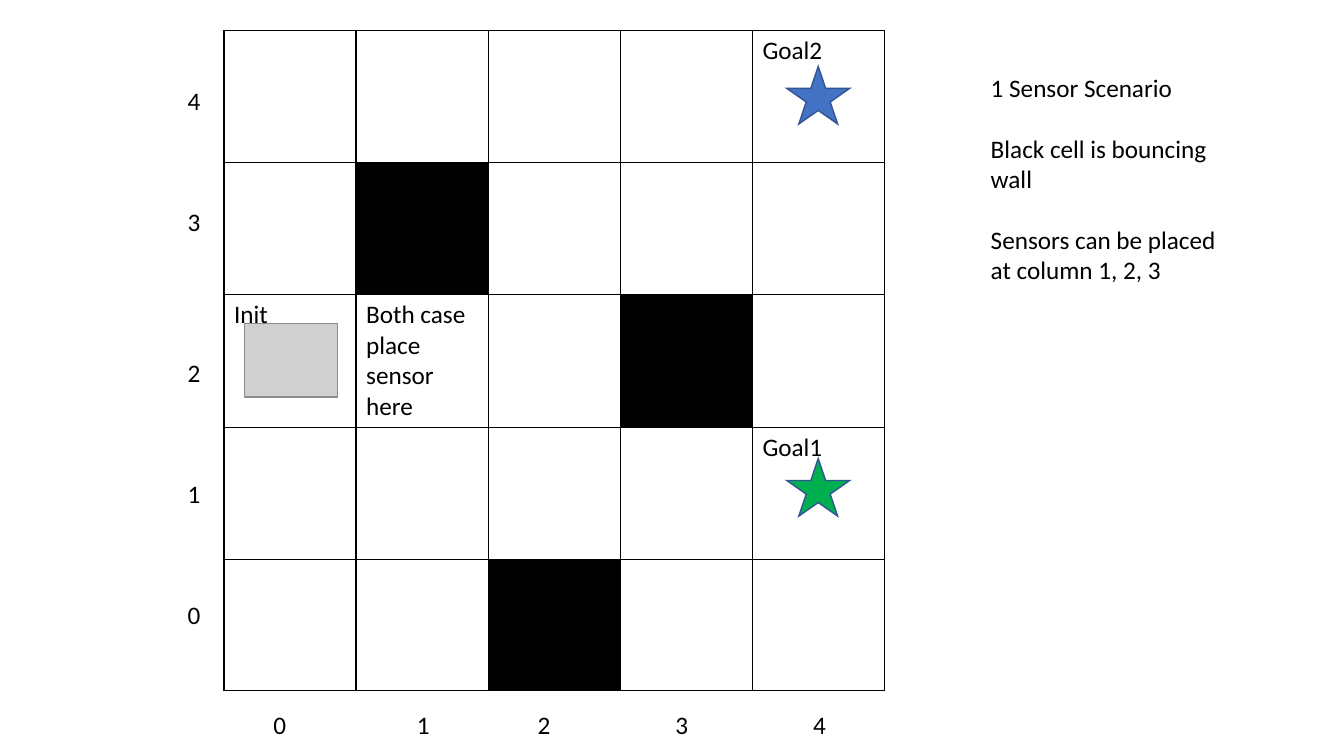
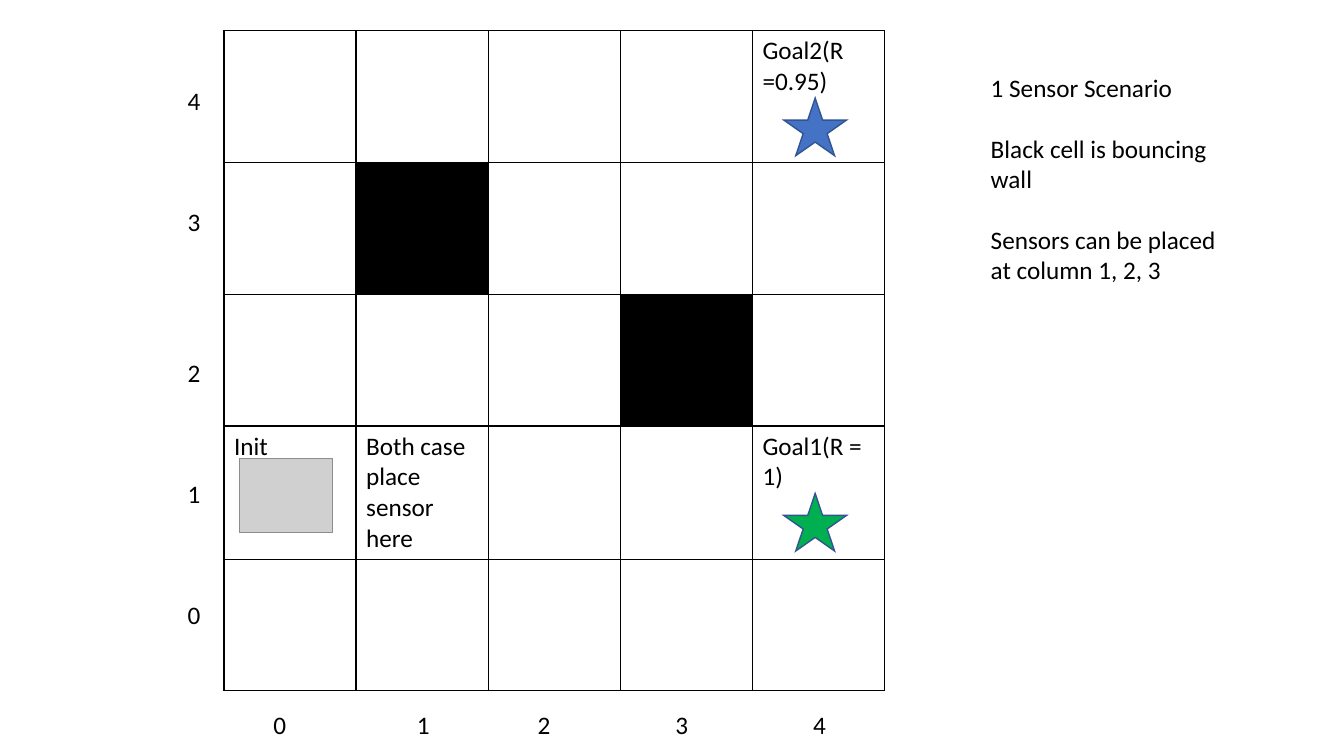
Before and after one commit to alexalvis/RobustSensorAllocation, a slide deck: slide 1 of Presentation1.pptx. Drawn at 1344x756 pixels with LibreOffice and Linux fonts; fonts in the diff are those of the drawing; grey boxes stand for pictures. Boxes give left, top, right and bottom in pixels: in the first picture for what was removed or moved away, otherwise in the second. Text is boxed around its words. In the diff, an @@ line names an element or a change of style, - is before the commit and + after.

```diff
--- a/Presentation1.pptx
+++ b/Presentation1.pptx
@@ table at box(224, 31, 884, 690) @@
-row 1, column 5: Goal2
+row 1, column 5: Goal2(R =0.95)
-row 3: Init | Both case place sensor here |  |  | 
-row 4:  |  |  |  | Goal1
+row 4: Init | Both case place sensor here |  |  | Goal1(R = 1)
+row 5:  |  |  |  | 
@@ fill #000000 to #FFFFFF in row 5, column 3 @@
@@ star: place and size @@
-star at box(787, 67, 850, 124)
+star at box(784, 98, 847, 155)
@@ picture: place and size @@
-picture at box(244, 324, 337, 397)
+picture at box(239, 459, 332, 532)
@@ star: place and size @@
-star at box(787, 459, 850, 516)
+star at box(784, 494, 847, 552)
```
Also in this commit, not shown: 1 slide added, 1 slide removed, 2 other files.
